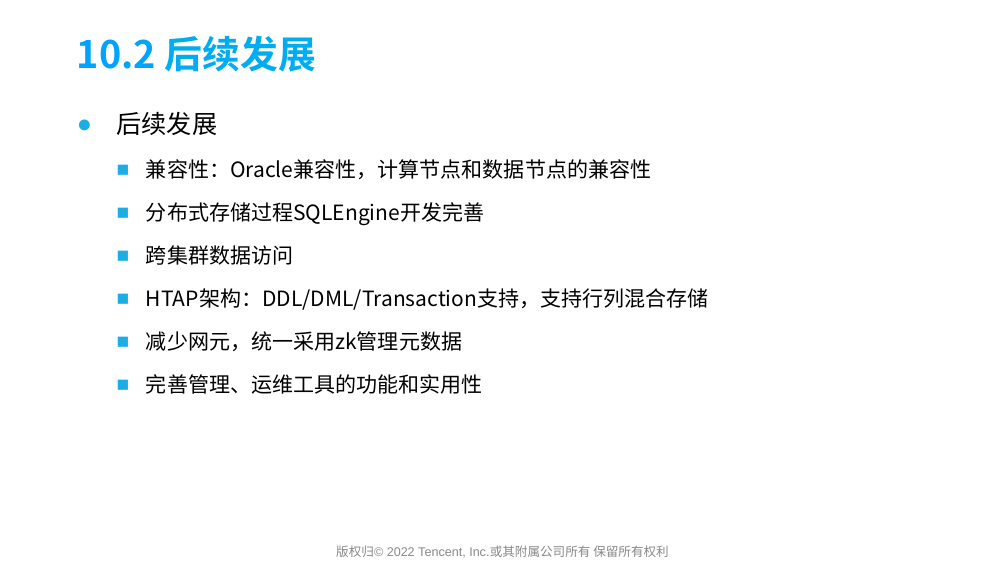
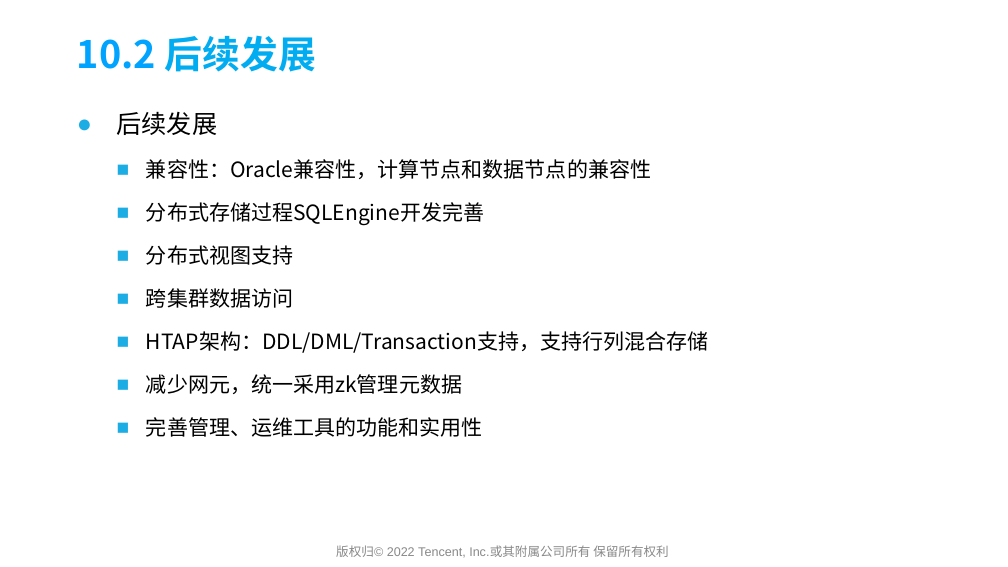
Before and after one commit to yedushusheng/mysql-learning, a slide deck: slide 68 of 28. OLTP/GoldenDB产品简介及架构解析.pptx. Drawn at 1008x567 pixels with LibreOffice and Linux fonts; fonts in the diff are those of the drawing; background and template pictures are left out. Boxes give left, top, right and bottom in pixels: in the first picture for what was removed or moved away, otherwise in the second. Text is boxed around its words. In the diff, an @@ line names an element or a change of style, - is before the commit and + after.

```diff
--- a/28. OLTP/GoldenDB产品简介及架构解析.pptx
+++ b/28. OLTP/GoldenDB产品简介及架构解析.pptx
@@ text at (146,245,293,265): paragraph added @@
+  ■ 分布式视图支持
```
Also in this commit, not shown: 2 other slides changed.
